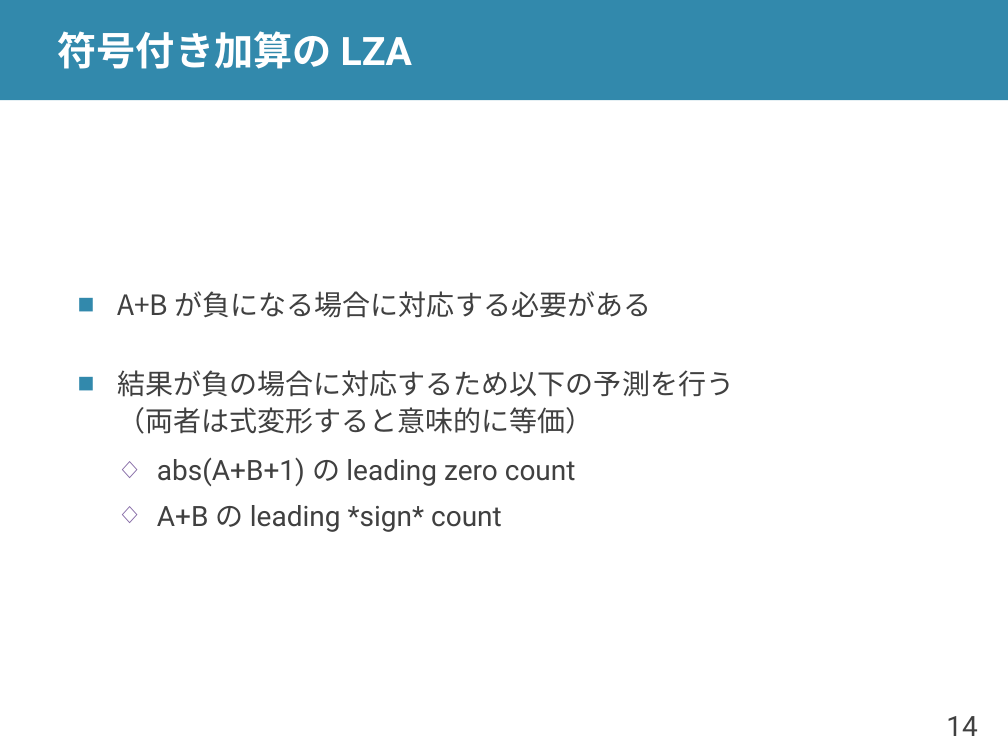
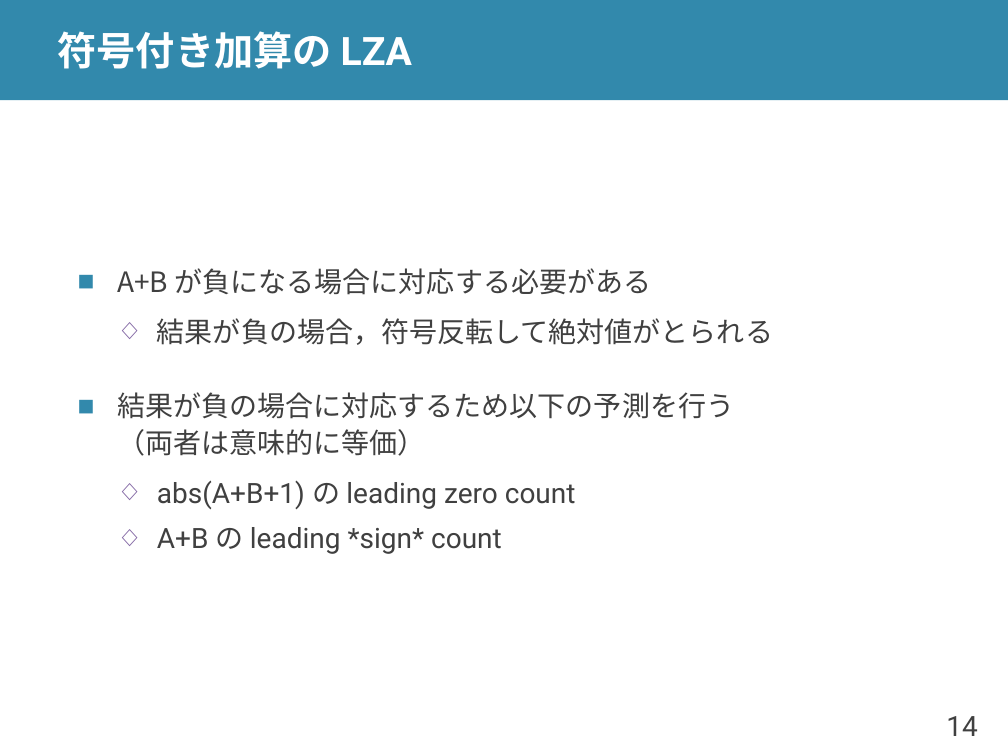
Before and after one commit to shioyadan/advanced-computer-organization, a slide deck: slide 14 of aco-shioya-appendix-fpu.pptx. Drawn at 1008x756 pixels with LibreOffice and Linux fonts; fonts in the diff are those of the drawing. Boxes give left, top, right and bottom in pixels: in the first picture for what was removed or moved away, otherwise in the second. Text is boxed around its words. In the diff, an @@ line names an element or a change of style, - is before the commit and + after.

```diff
--- a/aco-shioya-appendix-fpu.pptx
+++ b/aco-shioya-appendix-fpu.pptx
@@ text at [117, 318, 773, 456]: text changed @@
-■ 結果が負の場合に対応するため以下の予測を行う
-  （両者は式変形すると意味的に等価）
+  ◇ 結果が負の場合，符号反転して絶対値がとられる
+■ 結果が負の場合に対応するため以下の予測を行う
+  （両者は意味的に等価）
```
Also in this commit, not shown: 10 other slides changed.
